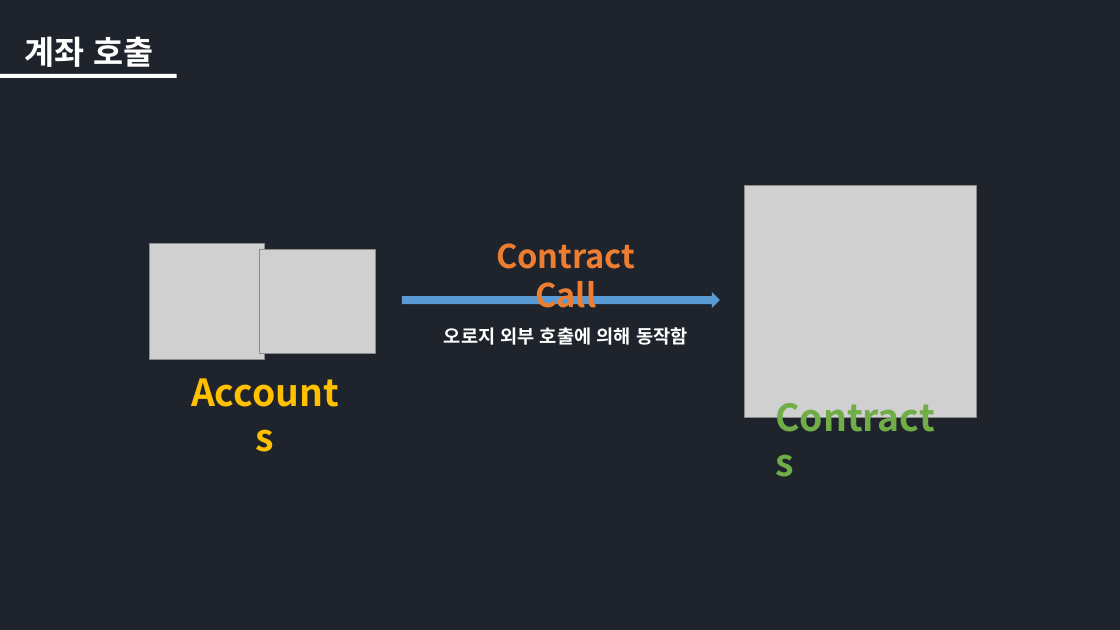
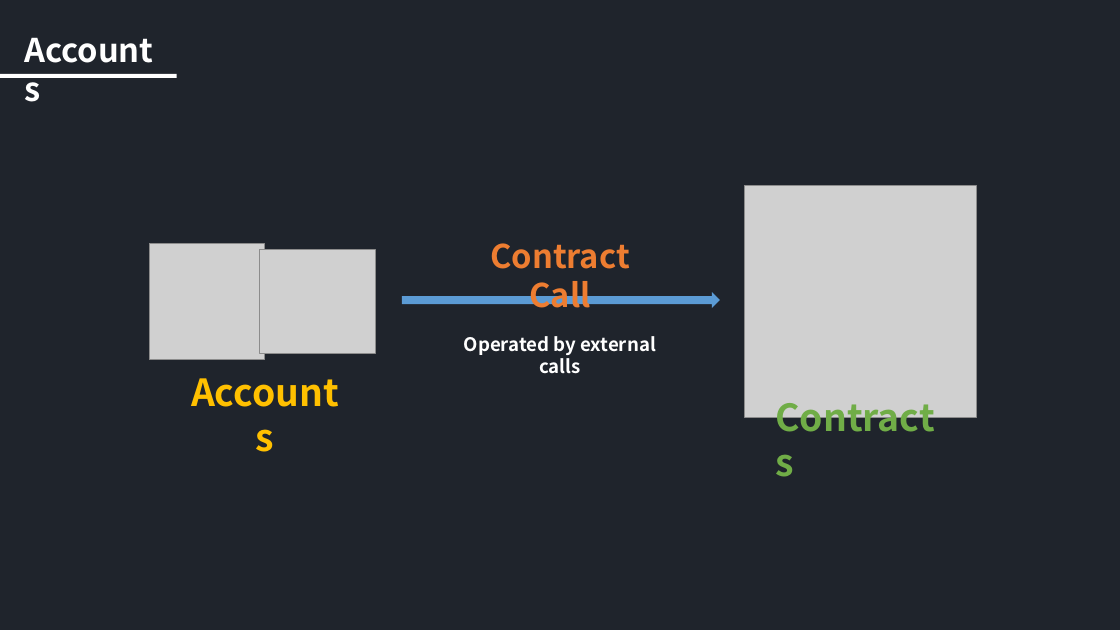
Before and after one commit to iKeyDev-KsJ/Blockchain-Academy, a slide deck: slide 47 of Week_1/Blockchain.pptx (slide 31 before the commit). Drawn at 1120x630 pixels with LibreOffice and Linux fonts; fonts in the diff are those of the drawing; grey boxes stand for pictures. Boxes give left, top, right and bottom in pixels: in the first picture for what was removed or moved away, otherwise in the second. Text is boxed around its words. In the diff, an @@ line names an element or a change of style, - is before the commit and + after.

```diff
--- a/Week_1/Blockchain.pptx
+++ b/Week_1/Blockchain.pptx
@@ text at bbox=[24, 36, 154, 67]: text changed @@
-계좌 호출
+Accounts
@@ text "Contract Call": place and size @@
-text "Contract Call" at bbox=[496, 243, 636, 308]
+text "Contract Call" at bbox=[490, 243, 630, 308]
@@ text at bbox=[464, 336, 656, 374]: text changed @@
-오로지 외부 호출에 의해 동작함
+Operated by external calls
```
Also in this commit, not shown: 8 other slides changed, 38 slides added, 36 slides removed, 8 other files.
